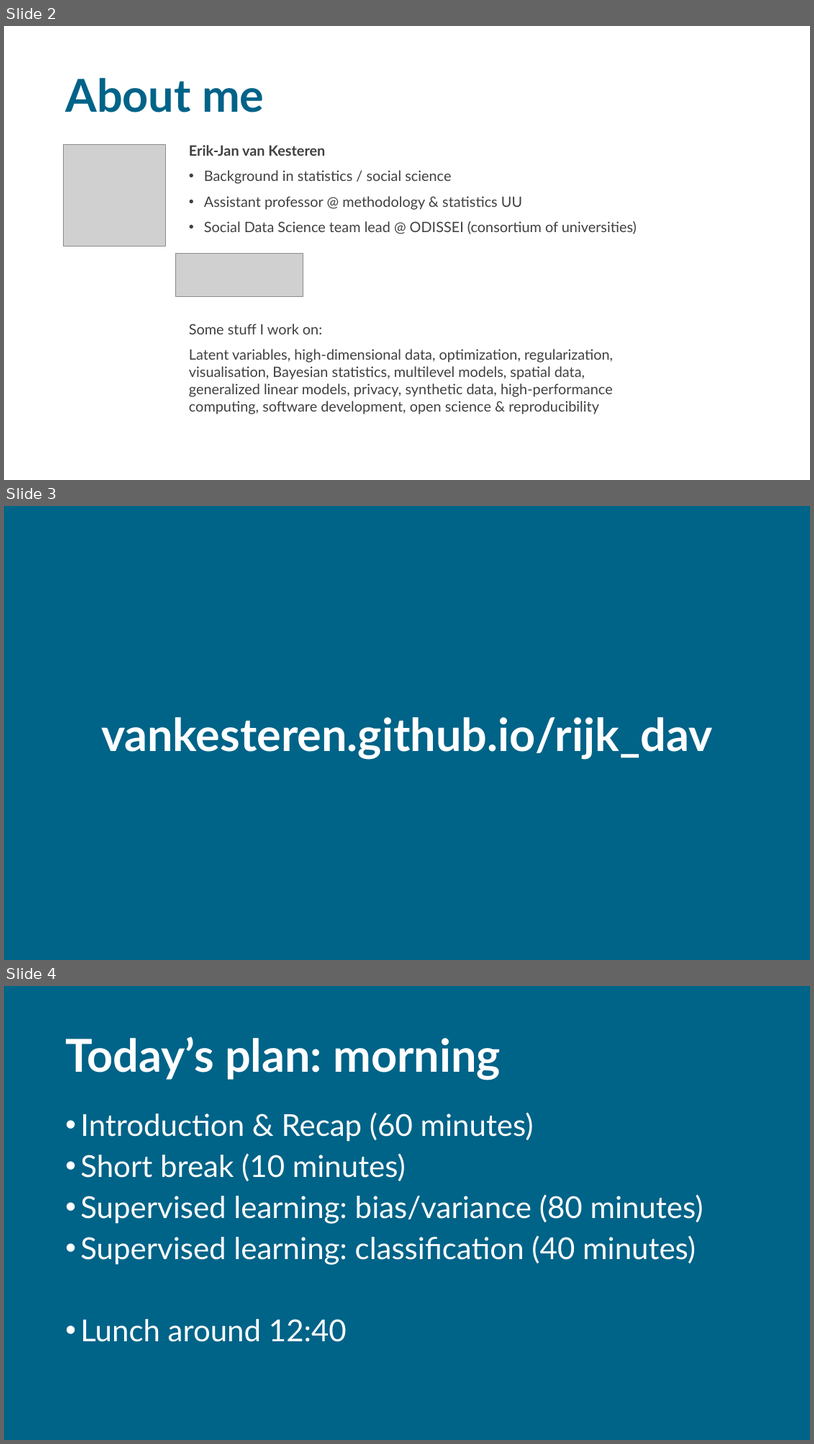
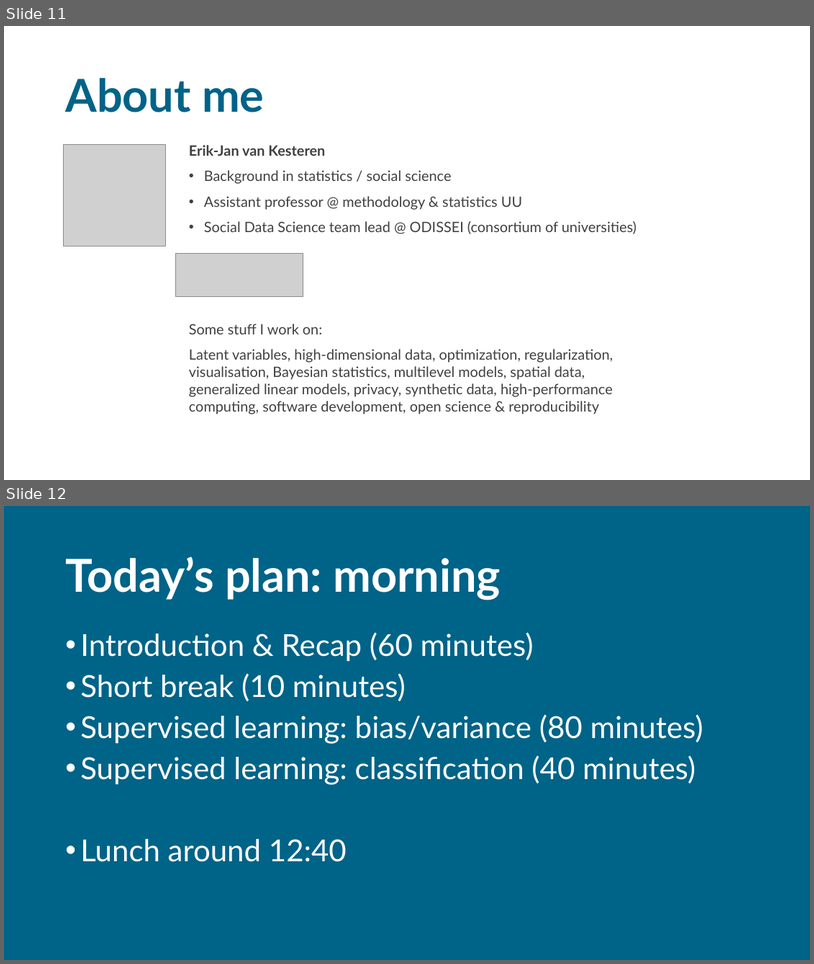
Before and after one commit to sodascience/workshop_causal_impact_assessment, a slide deck: lectures/05_discussion/discussion.pptx. Shown one above the other, each under a label of ours: slides 2, 3 and 4 before the commit, slides 11 and 12 after it. The pictures are 814x1444 and 814x964 pixels, drawn with LibreOffice and Linux fonts; fonts in the diff are those of the drawing; grey boxes stand for pictures. Boxes give left, top, right and bottom in pixels: in the first picture for what was removed or moved away, otherwise in the second. Text is boxed around its words. In the diff, an @@ line names an element or a change of style, - is before the commit and + after.

```diff
--- a/lectures/05_discussion/discussion.pptx
+++ b/lectures/05_discussion/discussion.pptx
@@ slide 3 removed at bbox=[4, 506, 810, 960], background #006388 @@
@@ title removed at bbox=[101, 717, 713, 759] @@
-vankesteren.github.io/rijk_dav
@@ what was slide 2 is now slide 11 @@
@@ what was slide 4 is now slide 12 @@
```
Also in this commit, not shown: 10 slides added, 1 other slide removed, 8 other files.
